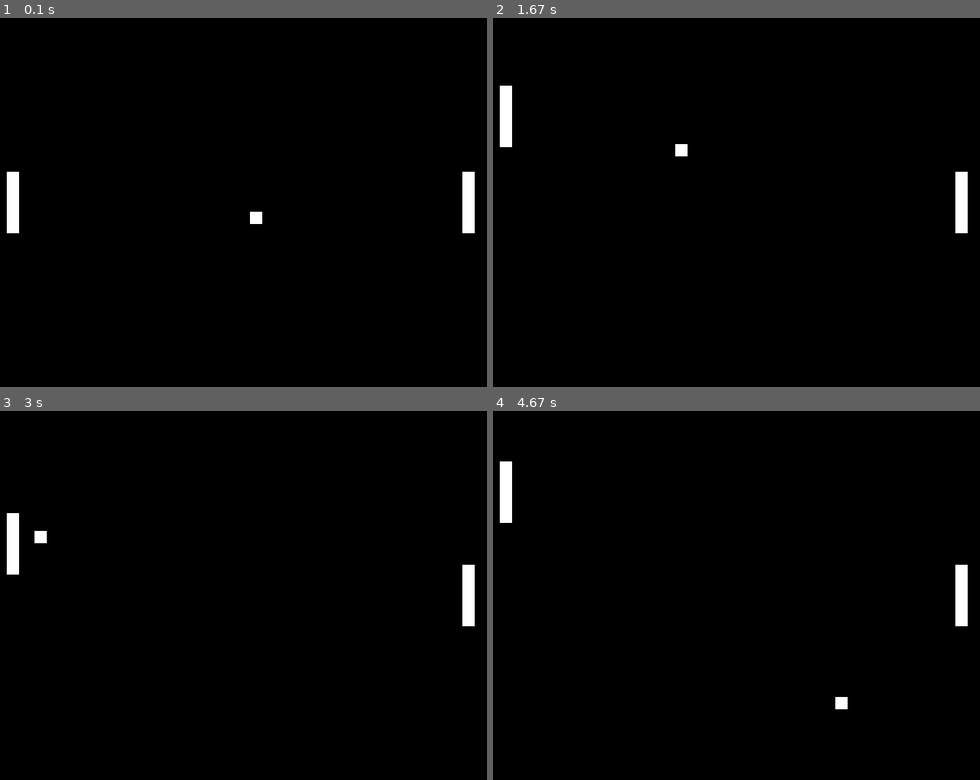
Above: before the commit, frames 1-4 (two rows, left to right).
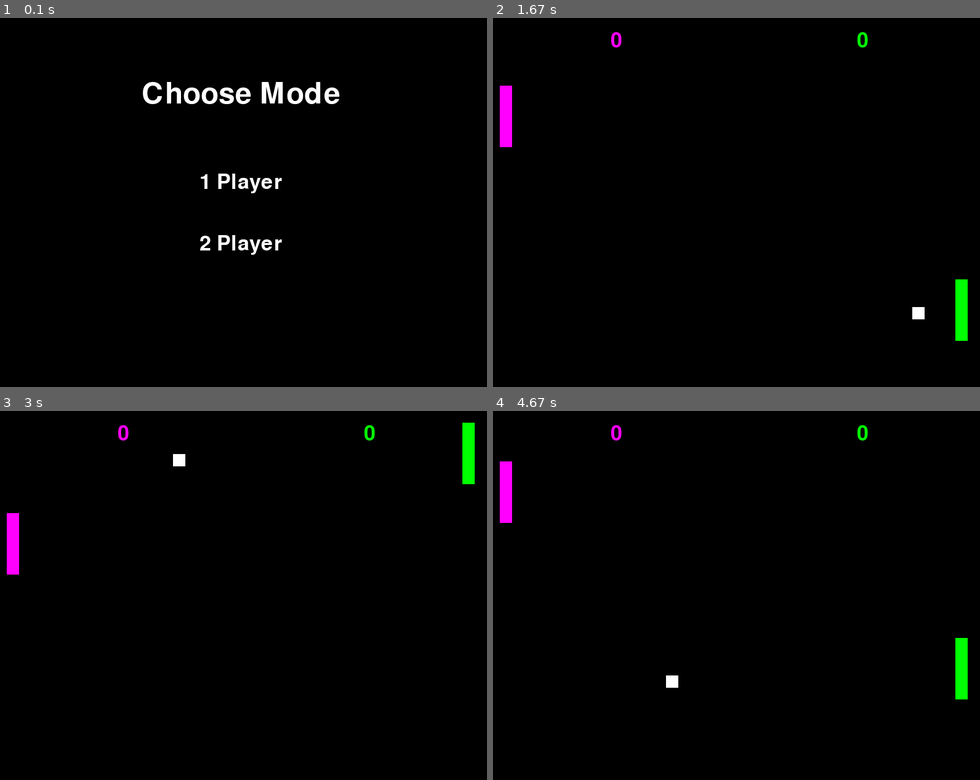
Above: after the commit, the same moments.

Repository: donraccoon/python-game
Game: pygame game, started from pong.py
Same seed, same stepped clock (60 frames per second), same inputs: the game is played once before the commit and once after it.
Inputs:
- Up to frame 1 (0.1 s): no input
- Up to frame 2 (1.67 s): tap 1 at 0.33 s; hold W 0.67-1.13 s; hold S 1.17-1.47 s; hold W from 1.5 s (still down)
- Up to frame 3 (3 s): release W at 1.87 s; hold S 1.9-2.27 s; hold W 2.3-2.6 s; hold S 2.63-2.93 s; hold W from 2.97 s (still down)
- Up to frame 4 (4.67 s): release W at 3.33 s; hold S 3.37-3.73 s; hold W 3.77-4.07 s; hold S 4.1-4.4 s; hold W from 4.43 s (still down)

The runs differ from the first frame. In frame 1, 2.6% of the frame differs, in the area x 1-98%, y 17-65%; in frame 2, 1.6%; in frame 3, 1.6%; in frame 4, 1.6%.

Commit message:
Update pong.py
added 
- menu
- if anlone player 2 (ai)

Diff:
--- a/pong.py
+++ b/pong.py
@@ -11,6 +11,8 @@
 # Colors (RGB format)
 white = (255, 255, 255)
 black = (0, 0, 0)
+magenta = (255, 0, 255)
+green = (0, 255, 0)
 
 # Create the screen
 screen = pygame.display.set_mode((screen_width, screen_height))  # Create a screen of 800x600
@@ -39,71 +41,131 @@
 ball_x = screen_width // 2 - ball_width // 2  # X position of the ball (centered)
 ball_y = screen_height // 2 - ball_width // 2  # Y position of the ball (centered)
 
+# Scores for player 1 and player 2
+score_player1 = 0
+score_player2 = 0
 
-# Draw paddles and ball on the screen
+# Font for displaying scores
+font = pygame.font.SysFont("comicsans", 50)  # Font for score display
+menu_font = pygame.font.SysFont("comicsans", 70)  # Font for menu
+
+
+# Draw paddles, ball, and scores on the screen
 def draw():
     screen.fill(black)  # Fill the screen with black (clear screen)
 
     # Draw paddles (player 1 and player 2)
-    pygame.draw.rect(screen, white, (player1_x, player1_y, paddle_width, paddle_height))  # Player 1 paddle
-    pygame.draw.rect(screen, white, (player2_x, player2_y, paddle_width, paddle_height))  # Player 2 paddle
+    pygame.draw.rect(screen, magenta, (player1_x, player1_y, paddle_width, paddle_height))  # Player 1 paddle
+    pygame.draw.rect(screen, green, (player2_x, player2_y, paddle_width, paddle_height))  # Player 2 paddle
 
     # Draw ball
     pygame.draw.rect(screen, white, (ball_x, ball_y, ball_width, ball_width))  # Ball
 
-    # Update the display
+    # Render and display the scores
+    score_text1 = font.render(f"{score_player1}", True, magenta)  # Player 1's score
+    score_text2 = font.render(f"{score_player2}", True, green)  # Player 2's score
+    screen.blit(score_text1, (screen_width // 4, 20))  # Position player 1's score on the left
+    screen.blit(score_text2, (screen_width * 3 // 4, 20))  # Position player 2's score on the right
+
     pygame.display.update()
 
 
+# Display the menu and get the player's choice
+def display_menu():
+    run = True
+    while run:
+        screen.fill(black)
+        title_text = menu_font.render("Choose Mode", True, white)
+        one_player_text = font.render("1 Player", True, white)
+        two_player_text = font.render("2 Player", True, white)
+
+        screen.blit(title_text, (screen_width // 2 - title_text.get_width() // 2, 100))
+        screen.blit(one_player_text, (screen_width // 2 - one_player_text.get_width() // 2, 250))
+        screen.blit(two_player_text, (screen_width // 2 - two_player_text.get_width() // 2, 350))
+
+        pygame.display.update()
+
+        for event in pygame.event.get():
+            if event.type == pygame.QUIT:
+                pygame.quit()
+                sys.exit()
+            if event.type == pygame.KEYDOWN:
+                if event.key == pygame.K_1:  # 1-player mode
+                    return 1
+                elif event.key == pygame.K_2:  # 2-player mode
+                    return 2
+
+
 # Main game loop
-running = True
-while running:
-    clock.tick(60)  # Run at 60 frames per second
+def main():
+    global player1_y, player2_y, ball_x, ball_y, ball_speed_x, ball_speed_y, score_player1, score_player2
 
-    # Event loop to check for quit event
-    for event in pygame.event.get():
-        if event.type == pygame.QUIT:  # If user clicks the close button
-            running = False  # End the game loop
+    player_mode = display_menu()  # Choose between 1-player or 2-player mode
+    running = True
 
-    # Get pressed keys for paddle movement
-    keys = pygame.key.get_pressed()
+    while running:
+        clock.tick(60)  # Run at 60 frames per second
 
-    # Player 1 movement (W and S keys)
-    if keys[pygame.K_w] and player1_y > 0:  # Move up if W is pressed and paddle is not at the top
-        player1_y -= paddle_speed
-    if keys[pygame.K_s] and player1_y < screen_height - paddle_height:  # Move down if S is pressed and paddle is not at the bottom
-        player1_y += paddle_speed
+        for event in pygame.event.get():
+            if event.type == pygame.QUIT:
+                running = False
 
-    # Player 2 movement (Up and Down arrow keys)
-    if keys[pygame.K_UP] and player2_y > 0:  # Move up if UP arrow is pressed and paddle is not at the top
-        player2_y -= paddle_speed
-    if keys[pygame.K_DOWN] and player2_y < screen_height - paddle_height:  # Move down if DOWN arrow is pressed and paddle is not at the bottom
-        player2_y += paddle_speed
+        keys = pygame.key.get_pressed()
 
-    # Move the ball
-    ball_x += ball_speed_x
-    ball_y += ball_speed_y
+        if keys[pygame.K_ESCAPE]:  # Quit if ESC is pressed
+            running = False
 
-    # Ball collision with top and bottom walls
-    if ball_y <= 0 or ball_y >= screen_height - ball_width:  # If ball touches top or bottom
-        ball_speed_y *= -1  # Reverse the ball's vertical direction
+        # Player 1 movement
+        if keys[pygame.K_w] and player1_y > 0:
+            player1_y -= paddle_speed
+        if keys[pygame.K_s] and player1_y < screen_height - paddle_height:
+            player1_y += paddle_speed
 
-    # Ball collision with paddles
-    if (ball_x <= player1_x + paddle_width and player1_y < ball_y < player1_y + paddle_height):  # Ball hits player 1 paddle
-        ball_speed_x *= -1  # Reverse the ball's horizontal direction
+        # Player 2 movement (AI or player-controlled)
+        if player_mode == 2:  # Two-player mode
+            if keys[pygame.K_UP] and player2_y > 0:
+                player2_y -= paddle_speed
+            if keys[pygame.K_DOWN] and player2_y < screen_height - paddle_height:
+                player2_y += paddle_speed
+        else:  # AI mode for Player 2
+            if player2_y + paddle_height // 2 < ball_y:  # AI moves down
+                player2_y += paddle_speed
+            elif player2_y + paddle_height // 2 > ball_y:  # AI moves up
+                player2_y -= paddle_speed
 
-    if (ball_x + ball_width >= player2_x and player2_y < ball_y < player2_y + paddle_height):  # Ball hits player 2 paddle
-        ball_speed_x *= -1  # Reverse the ball's horizontal direction
+        # Move the ball
+        ball_x += ball_speed_x
+        ball_y += ball_speed_y
 
-    # Ball goes out of bounds (score system could be added here)
-    if ball_x <= 0 or ball_x >= screen_width:  # Ball goes off-screen (left or right)
-        ball_x = screen_width // 2 - ball_width // 2  # Reset ball to the center
-        ball_y = screen_height // 2 - ball_width // 2  # Reset ball to the center
-        ball_speed_x *= -1  # Reverse ball direction to give it to the other player
+        # Ball collision with walls
+        if ball_y <= 0 or ball_y >= screen_height - ball_width:
+            ball_speed_y *= -1
 
-    # Draw everything on the screen
-    draw()
+        # Ball collision with paddles
+        if (ball_x <= player1_x + paddle_width and player1_y < ball_y < player1_y + paddle_height):
+            ball_speed_x *= -1
 
-# Quit Pygame properly
-pygame.quit()
-sys.exit()
+        if (ball_x + ball_width >= player2_x and player2_y < ball_y < player2_y + paddle_height):
+            ball_speed_x *= -1
+
+        # Ball out of bounds
+        if ball_x <= 0:  # Player 2 scores
+            score_player2 += 1
+            ball_x = screen_width // 2 - ball_width // 2
+            ball_y = screen_height // 2 - ball_width // 2
+            ball_speed_x *= -1
+
+        if ball_x >= screen_width:  # Player 1 scores
+            score_player1 += 1
+            ball_x = screen_width // 2 - ball_width // 2
+            ball_y = screen_height // 2 - ball_width // 2
+            ball_speed_x *= -1
+
+        draw()
+
+    pygame.quit()
+    sys.exit()
+
+
+# Run the game
+main()
